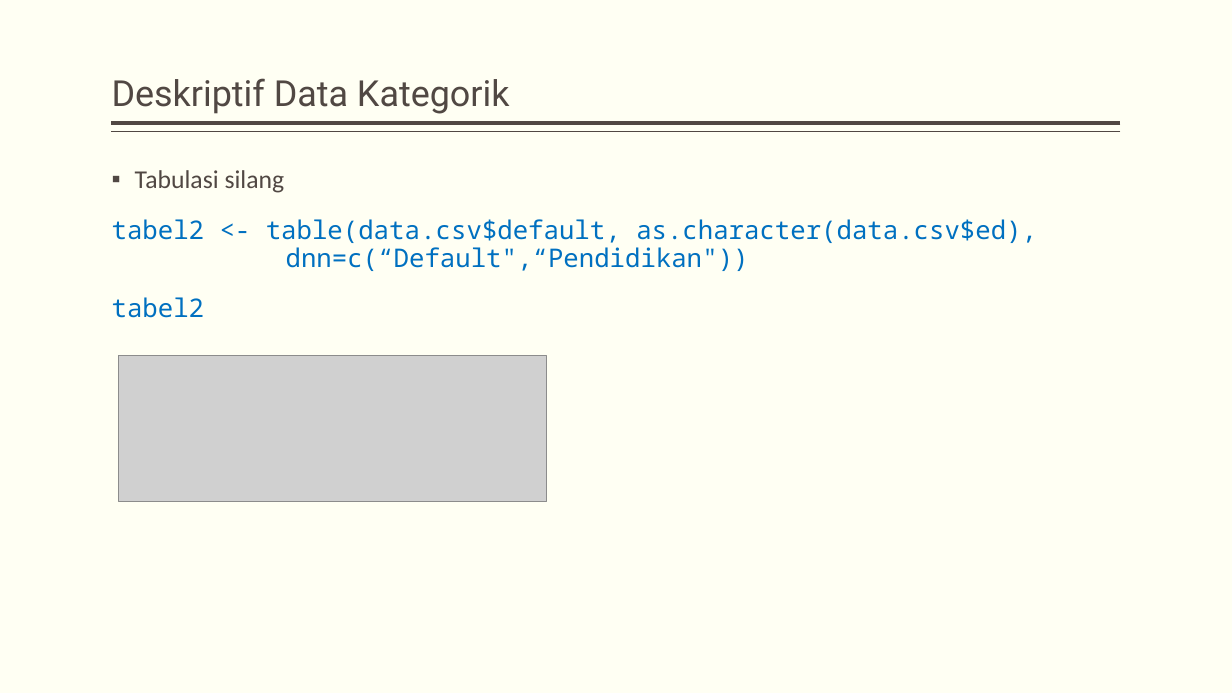
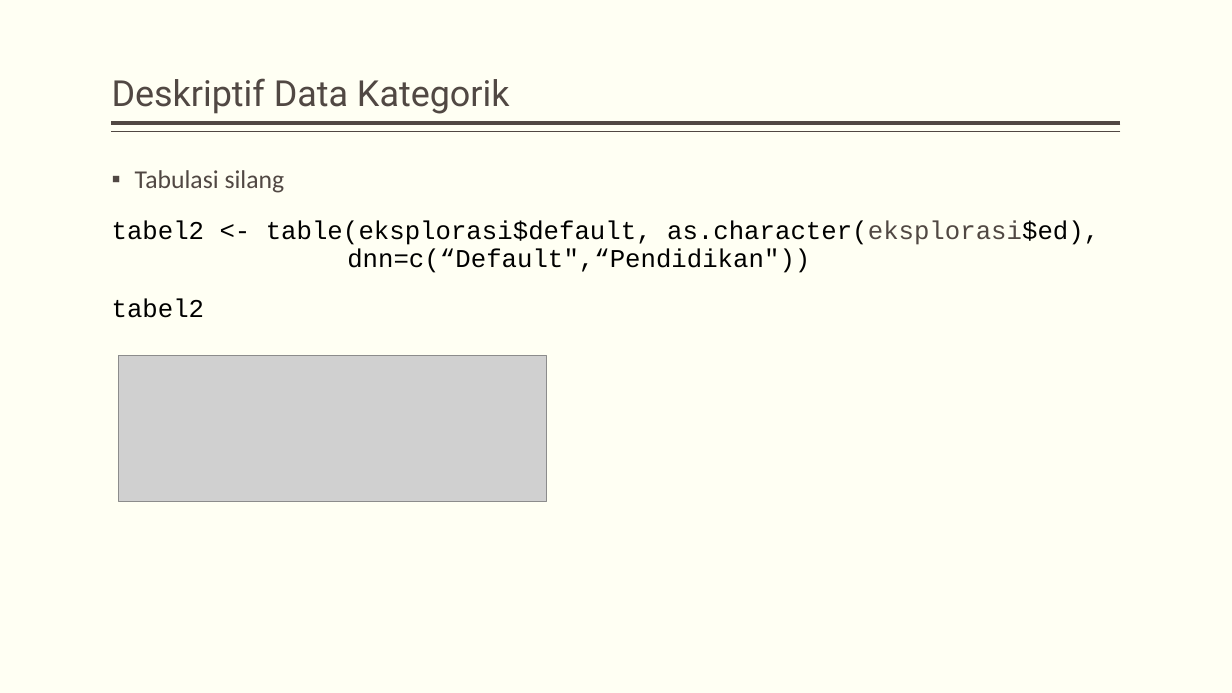
Before and after one commit to dewikiswani/ganesha--R, a slide deck: slide 85 of 201907 -- Pelatihan R ganesha - day1.pptx (slide 83 before the commit). Drawn at 1232x693 pixels with LibreOffice and Linux fonts; fonts in the diff are those of the drawing; grey boxes stand for pictures. Boxes give left, top, right and bottom in pixels: in the first picture for what was removed or moved away, otherwise in the second. Text is boxed around its words. In the diff, an @@ line names an element or a change of style, - is before the commit and + after.

```diff
--- a/201907 -- Pelatihan R ganesha - day1.pptx
+++ b/201907 -- Pelatihan R ganesha - day1.pptx
@@ text at <box>112,220,1099,273</box>: text changed; font Noto Sans Mono to Courier New; text colour #0070C0 to #000000 @@
-tabel2 <- table(data.csv$default, as.character(data.csv$ed), dnn=c(“Default",“Pendidikan"))
+tabel2 <- table(eksplorasi$default, as.character(eksplorasi$ed), dnn=c(“Default",“Pendidikan"))
@@ text at <box>112,299,204,318</box>: font Noto Sans Mono to Courier New, text colour #0070C0 to #000000 in "tabel2" @@
```
Also in this commit, not shown: 52 other slides changed, 3 slides added.
